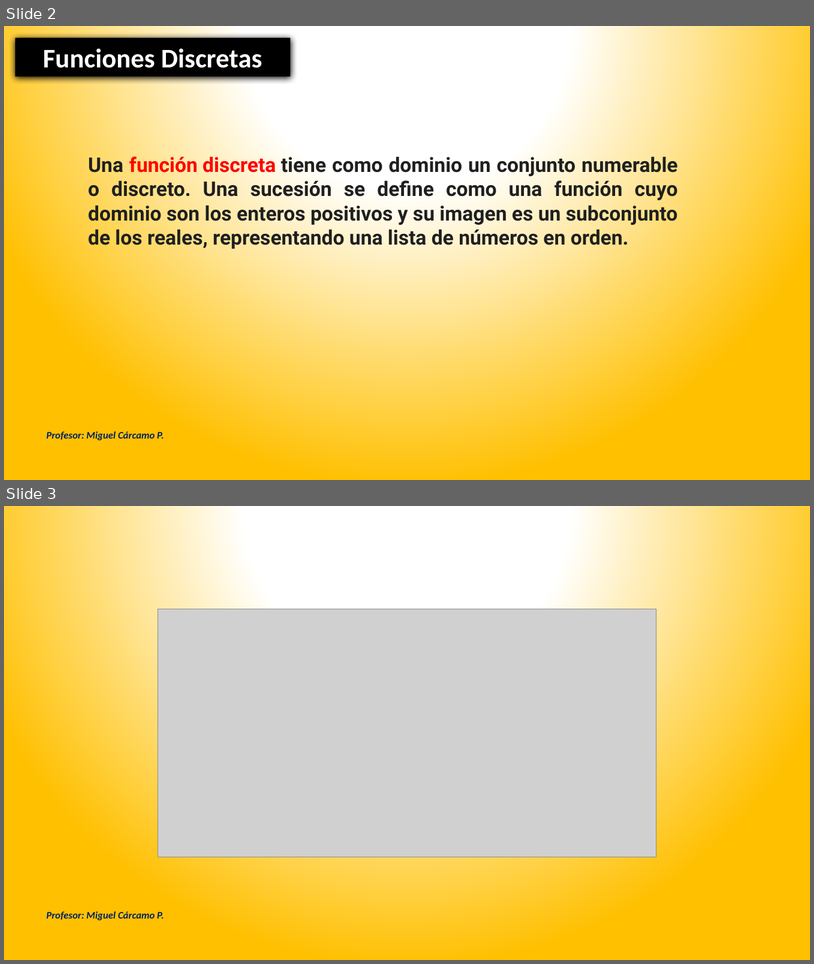
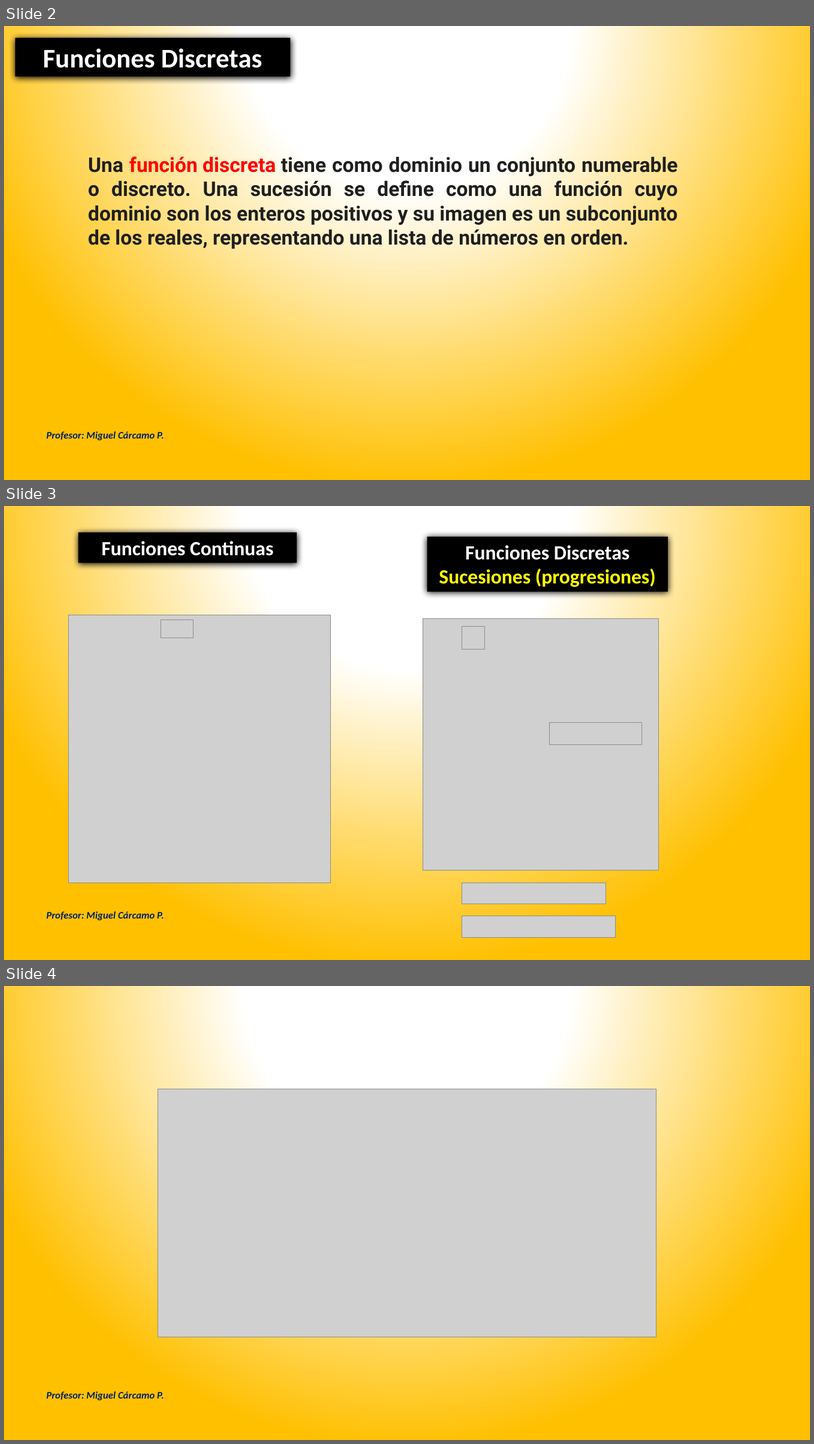
Before and after one commit to Gaboemi-Duoc/Ejercicios-DuocUC, a slide deck: Semestre 2/Matematicas Aplicadas/Apuntes/2. Sucesiones.pptx. Shown one above the other, each under a label of ours: slides 2 and 3 before the commit, slides 2, 3 and 4 after it. The pictures are 814x964 and 814x1444 pixels, drawn with LibreOffice and Linux fonts; fonts in the diff are those of the drawing; grey boxes stand for pictures; background and template pictures are left out. Boxes give left, top, right and bottom in pixels: in the first picture for what was removed or moved away, otherwise in the second. Text is boxed around its words. In the diff, an @@ line names an element or a change of style, - is before the commit and + after.

```diff
--- a/Semestre 2/Matematicas Aplicadas/Apuntes/2. Sucesiones.pptx
+++ b/Semestre 2/Matematicas Aplicadas/Apuntes/2. Sucesiones.pptx
@@ slide 3 added at <box>4,506,810,960</box>, background gradient #FFFFFF to #FFC000; not listed: 1 template element that a slide beside it also shows @@
@@ rectangle added at <box>78,532,297,562</box>, fill #000000, 24 pt, text #FFFFFF, bold @@
+Funciones Continuas
@@ rectangle added at <box>428,537,668,592</box>, fill #000000, 24 pt, text #FFFF00, bold @@
+Funciones Discretas Sucesiones (progresiones)
@@ picture added at <box>68,615,330,882</box> @@
@@ picture added at <box>161,620,194,638</box> @@
@@ picture added at <box>423,619,659,870</box> @@
@@ picture added at <box>462,627,485,649</box> @@
@@ picture added at <box>549,723,642,744</box> @@
@@ picture added at <box>462,882,606,903</box> @@
@@ picture added at <box>462,916,615,937</box> @@
@@ what was slide 3 is now slide 4 @@
```
Also in this commit, not shown: 2 other slides added, 5 other files.
